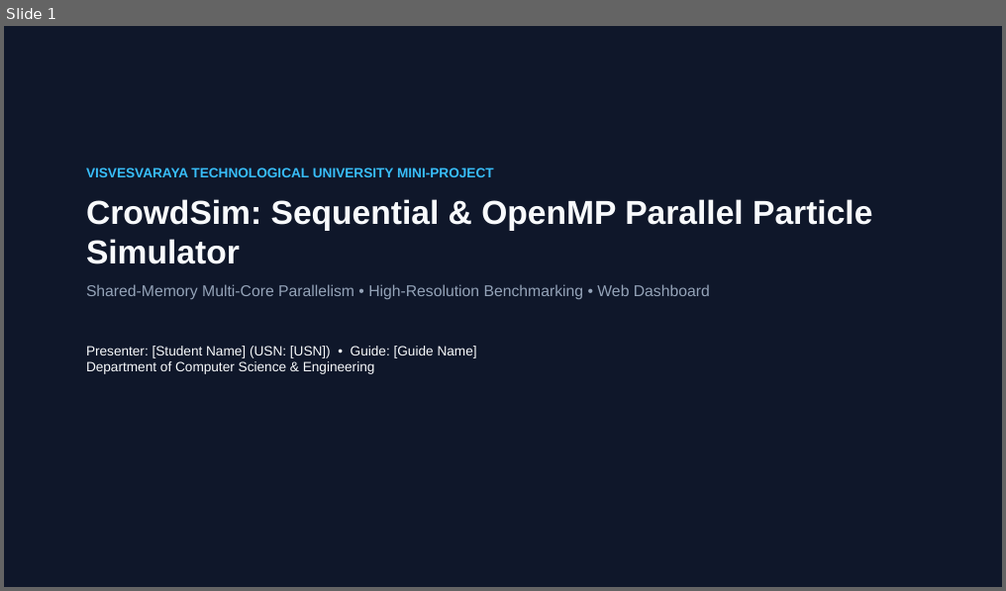
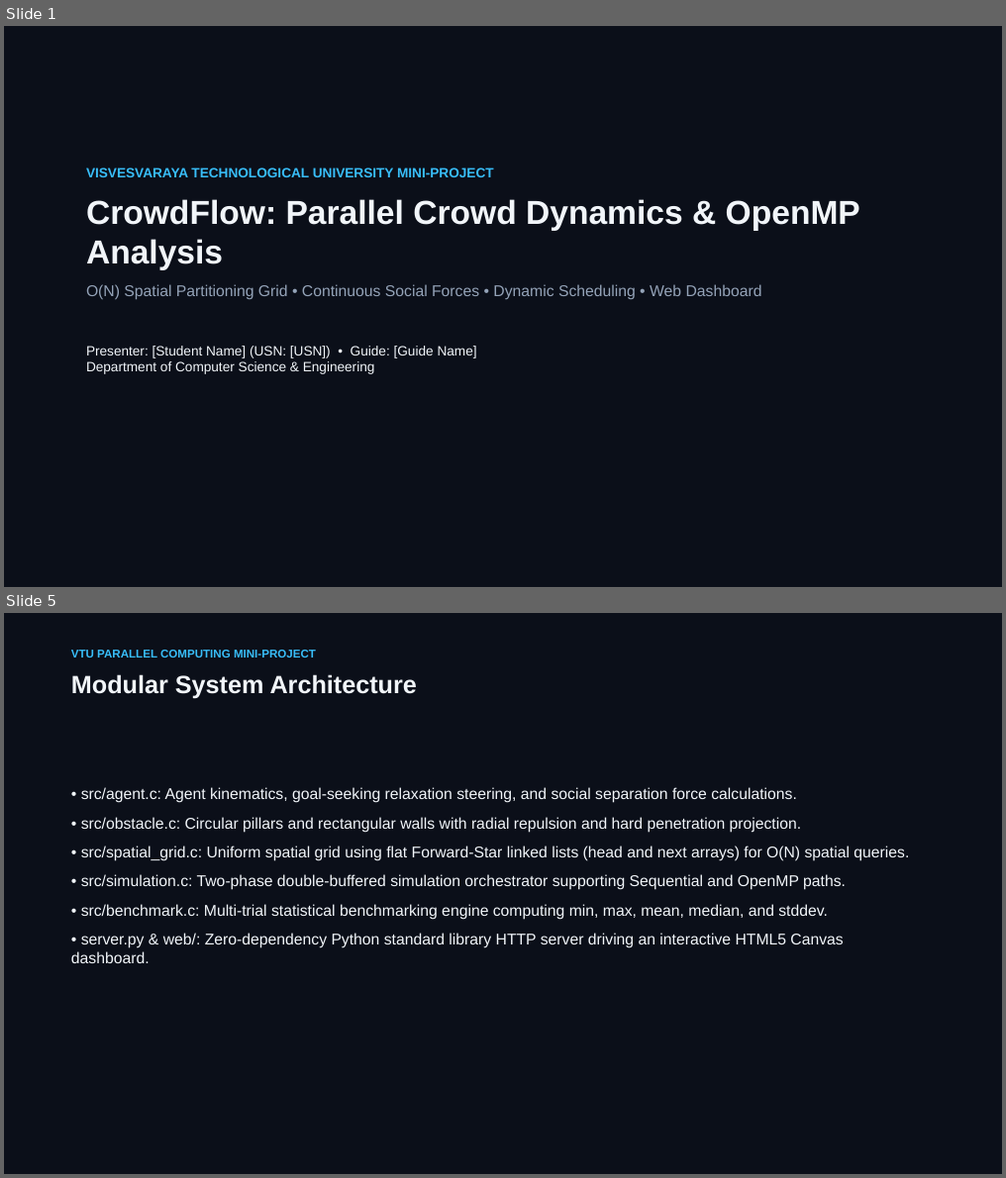
Before and after one commit to rishikeshgowdakk/PC, a slide deck: CrowdSim/presentation/CrowdSim_Project_Presentation.pptx. Shown one above the other, each under a label of ours: slide 1 before the commit, slides 1 and 5 after it; the slides between them are not shown. The pictures are 1006x591 and 1006x1178 pixels, drawn with LibreOffice and Linux fonts; fonts in the diff are those of the drawing. Boxes give left, top, right and bottom in pixels: in the first picture for what was removed or moved away, otherwise in the second. Text is boxed around its words. In the diff, an @@ line names an element or a change of style, - is before the commit and + after.

Commit message:
Implement obstacle avoidance and spatial grid mechanics in CrowdSim
- Added obstacle handling with circular and AABB (axis-aligned bounding box) types.
- Implemented obstacle initialization based on different scenarios (pillars and bottlenecks).
- Developed functions for computing repulsive forces from obstacles and resolving agent penetration.
- Introduced a spatial grid for efficient neighbor querying, reducing computational complexity.
- Created tests for agent initialization, goal steering, obstacle mechanics, spatial grid vs brute force, and sequential vs parallel simulation equivalence.
- Ensured that the simulation maintains physical invariants and validates results across different configurations.

```diff
--- a/CrowdSim/presentation/CrowdSim_Project_Presentation.pptx
+++ b/CrowdSim/presentation/CrowdSim_Project_Presentation.pptx
@@ slide 5 added at (4,613,1002,1174), background #0B0F19 @@
@@ text added at (71,650,316,658), 11 pt, text #38BDF8, bold @@
+VTU PARALLEL COMPUTING MINI-PROJECT
@@ text added at (71,674,417,699), 24 pt, text #F1F5F9, bold @@
+Modular System Architecture
@@ text added at (71,787,909,963), 15 pt, text #F1F5F9 @@
+• src/agent.c: Agent kinematics, goal-seeking relaxation steering, and social separation force calculations.
+• src/obstacle.c: Circular pillars and rectangular walls with radial repulsion and hard penetration projection.
+• src/spatial_grid.c: Uniform spatial grid using flat Forward-Star linked lists (head and next arrays) for O(N) spatial queries.
+• src/simulation.c: Two-phase double-buffered simulation orchestrator supporting Sequential and OpenMP paths.
+• src/benchmark.c: Multi-trial statistical benchmarking engine computing min, max, mean, median, and stddev.
+• server.py & web/: Zero-dependency Python standard library HTTP server driving an interactive HTML5 Canvas dashboard.
@@ slide 1 changed as well @@
@@ background #0F172A to #0B0F19 @@
@@ text at (86,199,860,300): text changed @@
-CrowdSim: Sequential & OpenMP Parallel Particle Simulator
-Shared-Memory Multi-Core Parallelism • High-Resolution Benchmarking • Web Dashboard
+CrowdFlow: Parallel Crowd Dynamics & OpenMP Analysis
+O(N) Spatial Partitioning Grid • Continuous Social Forces • Dynamic Scheduling • Web Dashboard
@@ text at (86,346,477,374): text colour #F8FAFC to #F1F5F9 in "Presenter: [Student Name] (USN: [USN]) • Guide: ..." @@
```
Also in this commit, not shown: 10 other slides changed, 3 other slides added, 4 slides removed, 37 other files.
